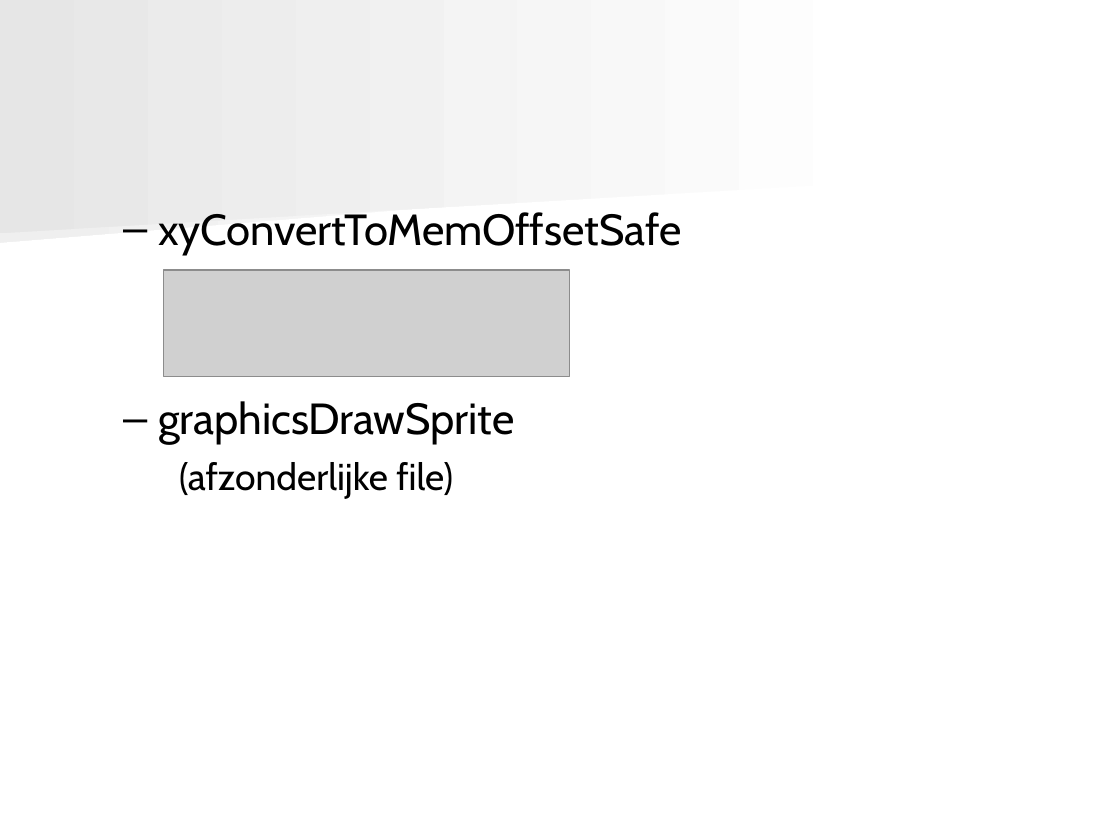
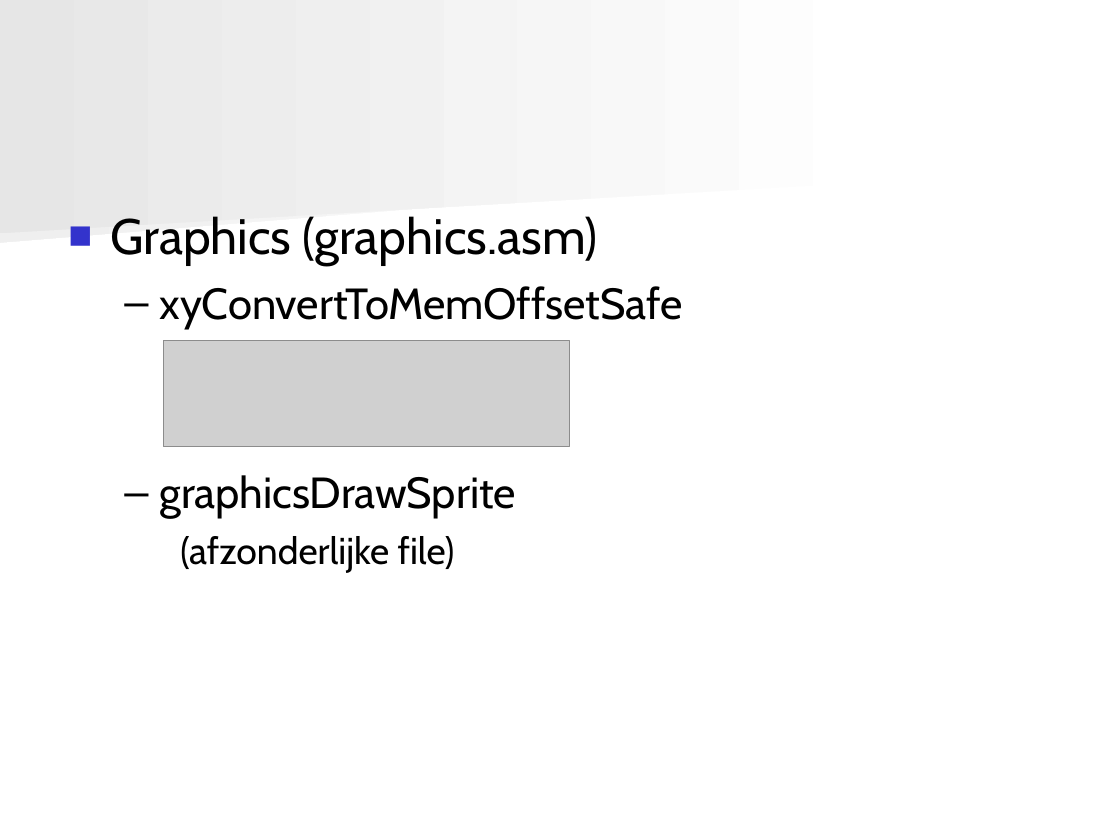
Before and after one commit to angryzor/space_invaders_8086, a slide deck: slide 13 of Presentatie.ppt. Drawn at 1120x840 pixels with LibreOffice and Linux fonts; fonts in the diff are those of the drawing; grey boxes stand for pictures. Boxes give left, top, right and bottom in pixels: in the first picture for what was removed or moved away, otherwise in the second. Text is boxed around its words. In the diff, an @@ line names an element or a change of style, - is before the commit and + after.

```diff
--- a/Presentatie.ppt
+++ b/Presentatie.ppt
@@ text at (x1=110, y1=216, x2=598, y2=265): paragraph added @@
+■ Graphics (graphics.asm)
@@ picture moved from (x1=164, y1=270, x2=569, y2=376) to (x1=164, y1=340, x2=569, y2=447) @@
```
Also in this commit, not shown: 3 other slides changed, 11 slides added, 4 slides removed, 1 other file.
